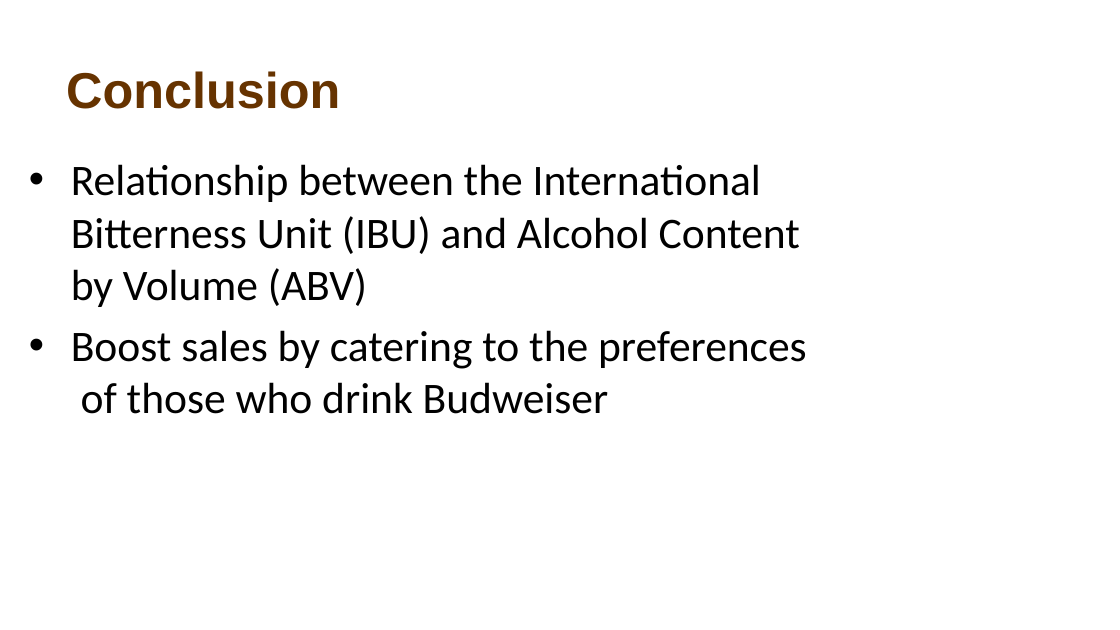
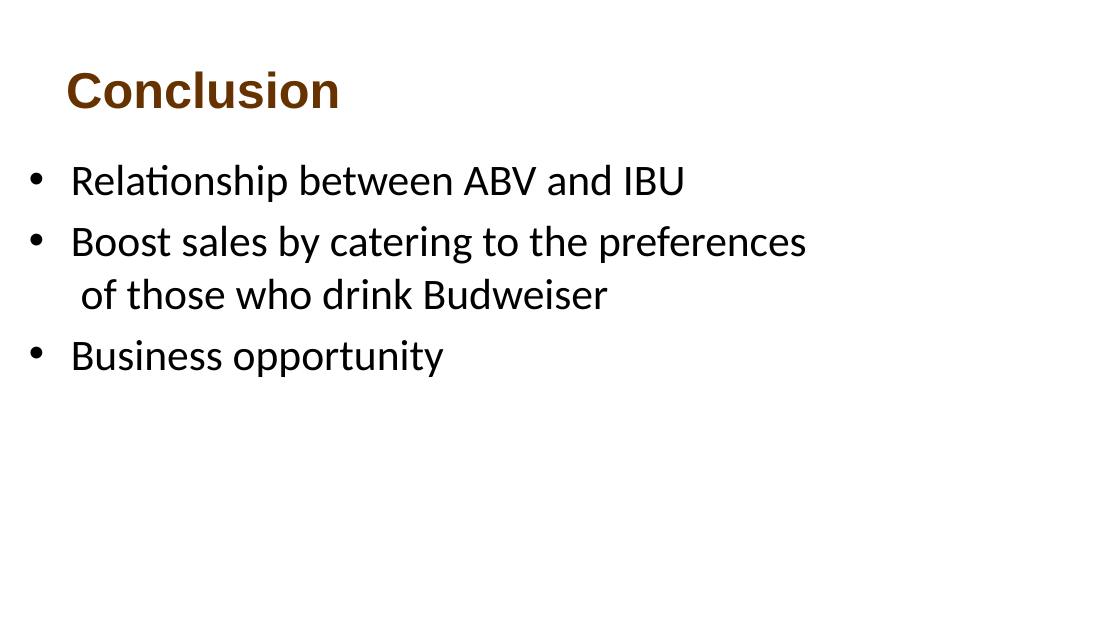
Before and after one commit to atiakor0/Beer_Study, a slide deck: slide 14 of Beer Study.pptx (slide 19 before the commit). Drawn at 1120x630 pixels with LibreOffice and Linux fonts; fonts in the diff are those of the drawing; background and template pictures are left out. Boxes give left, top, right and bottom in pixels: in the first picture for what was removed or moved away, otherwise in the second. Text is boxed around its words. In the diff, an @@ line names an element or a change of style, - is before the commit and + after.

```diff
--- a/Beer Study.pptx
+++ b/Beer Study.pptx
@@ text at (x1=71, y1=164, x2=686, y2=202): text changed @@
-• Relationship between the International Bitterness Unit (IBU) and Alcohol Content by Volume (ABV)
+• Relationship between ABV and IBU
@@ text at (x1=71, y1=340, x2=444, y2=377): paragraph added @@
+• Business opportunity
```
Also in this commit, not shown: 5 other slides changed, 1 slide added, 6 slides removed.
